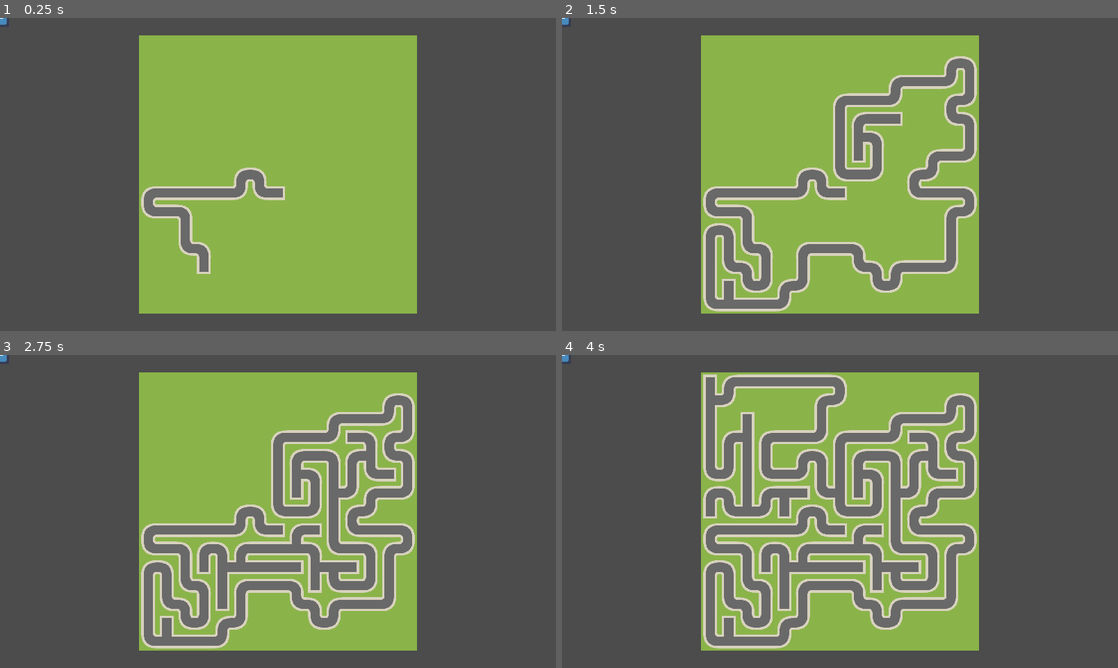
Above: before the commit, frames 1-4 (two rows, left to right).
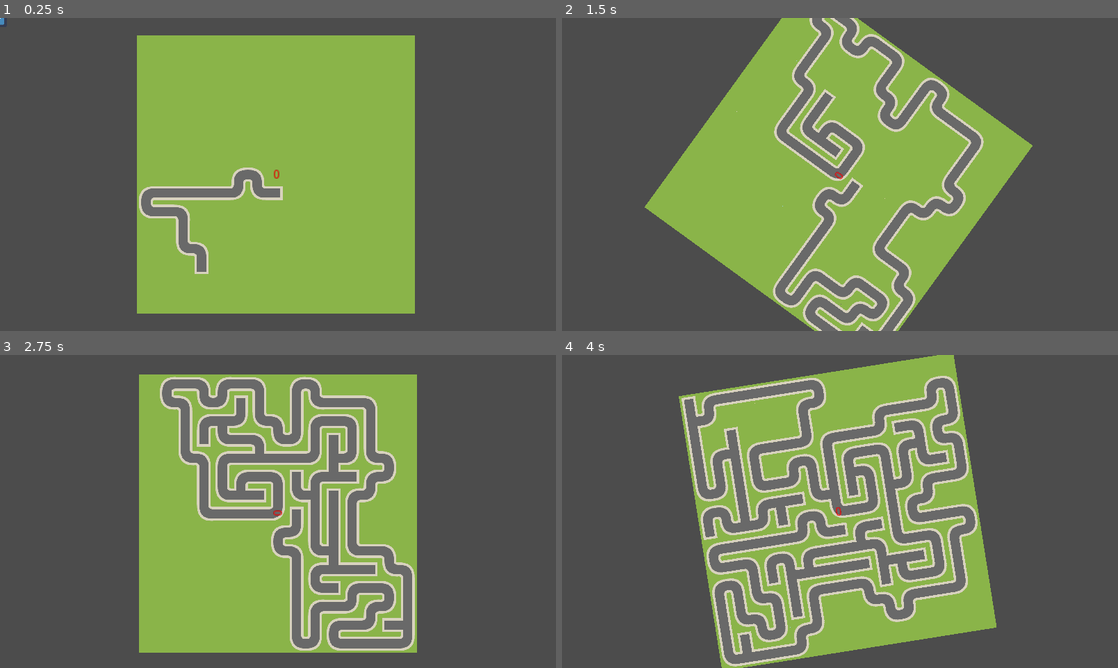
Above: after the commit, the same moments.

Repository: Nexe08/VimJam20220909
Game: Godot game, scene res://RootScene.tscn
The game is run twice, just before and just after one commit, with the same random seed, the same clock (stepped at 60 frames per second) and the same inputs. The engine's default icon, where the game draws it, is replaced by a stand-in: a white triangle on a blue panel in a dark square.
Inputs (mouse positions are in pixels of both pictures, inside the frame that each line leads up to):
- Up to frame 1 (0.25 s): no input
- Up to frame 2 (1.5 s): move the mouse to (962, 158) at 0.52 s; hold Right (right) 0.53-1.28 s; move the mouse to (728, 190) at 1.27 s; hold Left (left) from 1.28 s (still down)
- Up to frame 3 (2.75 s): move the mouse to (333, 442) at 2.02 s; release Left (left) at 2.03 s; hold Right (right) from 2.03 s (still down)
- Up to frame 4 (4 s): move the mouse to (812, 574) at 2.77 s; move the mouse to (1006, 558) at 3.52 s; release Right (right) at 3.53 s; hold Left (left) from 3.53 s (still down)

The runs differ from the first frame. In frame 1, 1.4% of the frame differs, in the area x 0-75%, y 0-95%; in frame 2, 30%; in frame 3, 25%; in frame 4, 30%, in the area x 0-79%, y 0-100%.

Commit message:
Implemented camera rotation insted of rotation maze. fixed: on rotating maze causing water partical positioning issue.

Diff:
--- a/RootScene.tscn
+++ b/RootScene.tscn
@@ -1,12 +1,14 @@
-[gd_scene load_steps=5 format=2]
+[gd_scene load_steps=6 format=2]
 
 [ext_resource path="res://road_tiles.tres" type="TileSet" id=1]
 [ext_resource path="res://map_container.gd" type="Script" id=2]
 [ext_resource path="res://tile_map.gd" type="Script" id=3]
 [ext_resource path="res://FirePlace.tscn" type="PackedScene" id=4]
+[ext_resource path="res://root_scene.gd" type="Script" id=5]
 
 [node name="RootScene" type="Node2D"]
 position = Vector2( 8, 0 )
+script = ExtResource( 5 )
 
 [node name="MapContainer" type="Node2D" parent="."]
 position = Vector2( 960, 540 )
@@ -25,3 +27,16 @@
 [node name="FirePlacePosition" type="Position2D" parent="MapContainer/TileMap"]
 
 [node name="FirePlace" parent="." instance=ExtResource( 4 )]
+
+[node name="MainCamera" type="Camera2D" parent="."]
+position = Vector2( 960, 540 )
+rotating = true
+current = true
+
+[node name="Label" type="Label" parent="."]
+margin_left = 943.0
+margin_top = 521.0
+margin_right = 983.0
+margin_bottom = 535.0
+rect_scale = Vector2( 3, 3 )
+custom_colors/font_color = Color( 1, 0, 0, 1 )
--- a/WaterPartical.tscn
+++ b/WaterPartical.tscn
@@ -7,11 +7,12 @@
 friction = 0.0
 
 [sub_resource type="CircleShape2D" id=2]
-radius = 9.0
+radius = 1.0
 
 [node name="WaterPartical" type="RigidBody2D"]
 physics_material_override = SubResource( 3 )
 gravity_scale = 2.0
+continuous_cd = 1
 script = ExtResource( 2 )
 
 [node name="CollisionShape2D" type="CollisionShape2D" parent="."]
@@ -19,5 +20,5 @@
 
 [node name="Sprite" type="Sprite" parent="."]
 modulate = Color( 0, 1, 0.882353, 1 )
-scale = Vector2( 0.4, 0.4 )
+scale = Vector2( 0.08, 0.08 )
 texture = ExtResource( 1 )
--- a/global.gd
+++ b/global.gd
@@ -2,8 +2,20 @@
 # global
 
 var fire_place_position: Vector2 setget set_fire_place_position
+var fule_place_position: Vector2 setget set_fule_place_position
+
+onready var liquid_path = preload("res://WaterPartical.tscn")
+
+
+func spawn_fule(parent: Node):
+	var instance = liquid_path.instance()
+	parent.call_deferred("add_child", instance)
 
 
 # SETGET METHODE ---------------------------------------
 func set_fire_place_position(value: Vector2):
 	fire_place_position = value
+
+
+func set_fule_place_position(value: Vector2):
+	fule_place_position = value
--- a/map_container.gd
+++ b/map_container.gd
@@ -2,4 +2,9 @@
 
 
 #func _process(delta: float) -> void:
-#	look_at(get_global_mouse_position())
+#	if Input.is_action_just_pressed("left"):
+#		var tween = create_tween().set_ease(Tween.EASE_OUT)
+#		tween.tween_property(self, 'rotation_degrees', rotation_degrees - 90, .5)
+##		rotation_degrees = lerp(rotation_degrees, rotation_degrees - 90, 5 * delta)
+#	elif Input.is_action_just_pressed("right"):
+#		rotation_degrees = lerp(rotation_degrees, rotation_degrees + 90, 5 * delta)
--- a/project.godot
+++ b/project.godot
@@ -25,6 +25,10 @@
 window/stretch/mode="2d"
 window/stretch/aspect="keep"
 
+[editor_plugins]
+
+enabled=PoolStringArray( "res://addons/water2d/plugin.cfg" )
+
 [gui]
 
 common/drop_mouse_on_gui_input_disabled=true
--- /dev/null
+++ b/root_scene.gd
@@ -0,0 +1,35 @@
+extends Node2D
+
+onready var camera = $MainCamera
+onready var maz_is_rotation:= false
+
+func _process(delta: float) -> void:
+	$Label.text = str(atan2(Physics2DServer.area_get_param(\
+		get_viewport().find_world_2d().get_space(), \
+		Physics2DServer.AREA_PARAM_GRAVITY_VECTOR).x,
+		Physics2DServer.area_get_param(\
+		get_viewport().find_world_2d().get_space(), \
+		Physics2DServer.AREA_PARAM_GRAVITY_VECTOR).y)
+	)
+
+	if maz_is_rotation == false:
+		if Input.is_action_just_pressed("left"):
+			maz_is_rotation = true
+			var tween = create_tween().set_ease(Tween.EASE_OUT)
+			tween.tween_property(camera, "rotation_degrees", camera.rotation_degrees - 90, .5)
+			var dir = deg2rad(camera.rotation_degrees)
+			Physics2DServer.area_set_param(\
+				get_viewport().find_world_2d().get_space(), \
+				Physics2DServer.AREA_PARAM_GRAVITY_VECTOR, Vector2(cos(dir), sin(dir)))
+			yield(tween, "finished")
+			maz_is_rotation = false
+		elif Input.is_action_just_pressed("right"):
+			maz_is_rotation = true # -------
+			var tween = create_tween().set_ease(Tween.EASE_OUT)
+			tween.tween_property(camera, "rotation_degrees", camera.rotation_degrees + 90, .5)
+			var dir = deg2rad(camera.rotation_degrees - 90)
+#			Physics2DServer.area_set_param(\
+#				get_viewport().find_world_2d().get_space(), \
+#				Physics2DServer.AREA_PARAM_GRAVITY_VECTOR, Vector2(cos(dir), sin(dir)))
+			yield(tween, "finished") # -------
+			maz_is_rotation = false # -------
--- a/tile_map.gd
+++ b/tile_map.gd
@@ -34,10 +34,11 @@
 	make_maze()
 
 
+
 func _process(delta: float) -> void:
 	if not running_map_generation:
 		Global.set_fire_place_position(fire_place.global_position)
-
+		Global.set_fule_place_position(fule_source.global_position)
 
 func check_neighbors(cell, unvisited):
 	# returns an array of unvisited neighboring cell
@@ -91,4 +92,11 @@
 	var last_pos_of_maze_in_local = map_to_world(current)
 	fire_place.global_position = to_global(start_pos_of_maze_in_local) + Vector2(32, 32) # center
 	fule_source.global_position = to_global(last_pos_of_maze_in_local) + Vector2(32, 32) # last
+
+	Global.set_fire_place_position(fire_place.global_position)
+	Global.set_fule_place_position(fule_source.global_position)
+
+	for i in range(40):
+		Global.spawn_fule(get_parent())
+
 	running_map_generation = false
--- a/water_partical.gd
+++ b/water_partical.gd
@@ -10,3 +10,6 @@
 #	sprite_scale_varient.shuffle()
 #	$Sprite.scale.x = sprite_scale_varient[0]
 #	$Sprite.scale.y = $Sprite.scale.x
+
+func _ready() -> void:
+	global_position = Global.fule_place_position
Not shown, changed: .mono/metadata/ide_messaging_meta.txt
